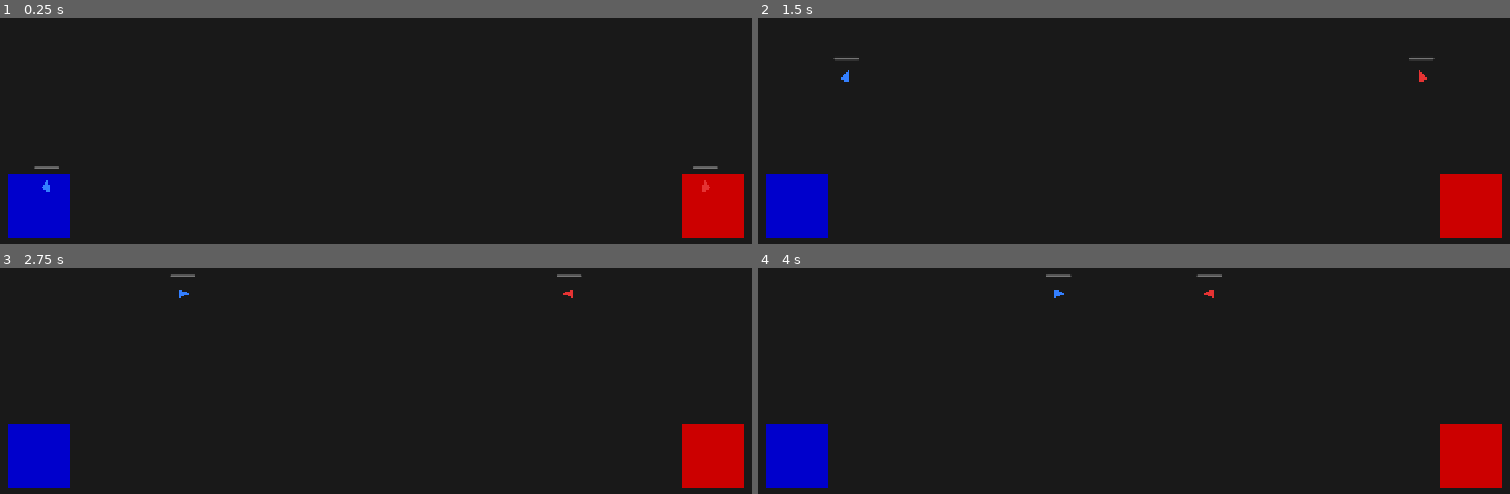
Above: before the commit, frames 1-4 (two rows, left to right).
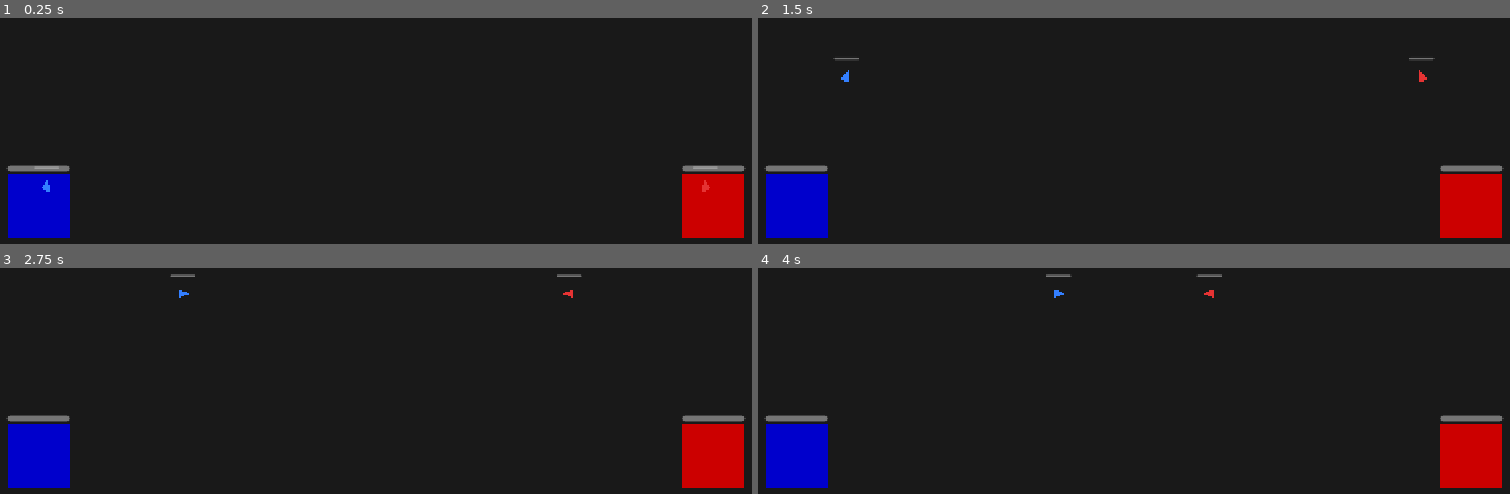
Above: after the commit, the same moments.

Repository: kfred123/goonbash
Game: Godot game, scene res://scenes/MainMap.tscn
Two runs of this game, one before a commit and one after it. Both use one fixed random seed, a clock stepped at 60 frames per second and the inputs below. This scene is started directly instead of the project's main scene.
Inputs (mouse positions are in pixels of both pictures, inside the frame that each line leads up to):
- Up to frame 1 (0.25 s): no input
- Up to frame 2 (1.5 s): tap Enter at 0.5 s; move the mouse to (1306, 182) at 0.52 s; click (1306, 182) at 0.67 s; move the mouse to (976, 228) at 1.27 s; click (976, 228) at 1.42 s
- Up to frame 3 (2.75 s): tap Space at 2 s; move the mouse to (458, 356) at 2.02 s; click (458, 356) at 2.17 s
- Up to frame 4 (4 s): tap Enter at 2.75 s; move the mouse to (outside the picture) at 2.77 s; click (outside the picture) at 2.92 s; tap Space at 3.5 s; move the mouse to (outside the picture) at 3.52 s; click (outside the picture) at 3.67 s

The runs differ from the first frame. In frame 1, 0.5% of the frame differs, in the area x 0-100%, y 65-69%; in frame 2, 0.5%; in frame 3, 0.5%; in frame 4, 0.5%.

Commit message:
Tower health

Diff:
--- a/scenes/Base.tscn
+++ b/scenes/Base.tscn
@@ -3,6 +3,8 @@
 [ext_resource type="Script" path="res://scripts/BaseLogic.gd" id="1_script"]
 
 [node name="Base" type="StaticBody2D"]
+collision_layer = 2
+collision_mask = 0
 script = ExtResource("1_script")
 
 [node name="Polygon2D" type="Polygon2D" parent="."]
@@ -11,3 +13,11 @@
 
 [node name="CollisionPolygon2D" type="CollisionPolygon2D" parent="."]
 polygon = PackedVector2Array(-50, -50, 50, -50, 50, 50, -50, 50)
+
+[node name="HealthBar" type="ProgressBar" parent="."]
+offset_left = -50.0
+offset_top = -65.0
+offset_right = 50.0
+offset_bottom = -55.0
+value = 100.0
+show_percentage = false
--- a/scripts/BaseLogic.gd
+++ b/scripts/BaseLogic.gd
@@ -1,20 +1,31 @@
 extends StaticBody2D
 
 @export var health: float = 500.0
+@export var max_health: float = 500.0
 @export var team: String = "red"
 
 func get_team():
 	return team
 @export var spawn_rate: float = 5.0
 var lane_index: int = 0
+var is_dead: bool = false
+
+@onready var health_bar = $HealthBar
 
 func _ready():
+	add_to_group("bases")
 	if team == "red":
 		add_to_group("enemy_base")
 		$Polygon2D.color = Color(0.8, 0, 0)
 	else:
 		add_to_group("player_base")
 		$Polygon2D.color = Color(0, 0, 0.8)
+
+	# Setup health bar
+	if is_instance_valid(health_bar):
+		health_bar.max_value = max_health
+		health_bar.value = health
+		health_bar.top_level = true
 
 	# Only the server spawns minions
 	if not multiplayer.has_multiplayer_peer() or multiplayer.is_server():
@@ -28,9 +39,19 @@
 		timer.timeout.connect(_on_spawn_timer_timeout)
 		add_child(timer)
 
+	# Server is authority for bases
+	if multiplayer.has_multiplayer_peer():
+		set_multiplayer_authority(1)
+
+func _process(_delta):
+	if is_instance_valid(health_bar):
+		health_bar.global_position = global_position + Vector2(-50, -65)
+
 var _spawn_counter: int = 0
 
 func _on_spawn_timer_timeout():
+	if is_dead:
+		return
 	var scene = ResourceManager.minion_scene
 	if not scene:
 		print("[%s] ERROR: ResourceManager minion_scene is NULL" % team)
@@ -75,7 +96,52 @@
 	get_parent().add_child(minion)
 
 func take_damage(amount: float):
+	if is_dead:
+		return
+	# Only server processes base damage
+	if multiplayer.has_multiplayer_peer() and not multiplayer.is_server():
+		return
 	health -= amount
+	if is_instance_valid(health_bar):
+		health_bar.value = health
+	# Sync health to all peers
+	if multiplayer.has_multiplayer_peer():
+		_rpc_sync_base_health.rpc(health)
 	if health <= 0:
-		print("Base Destroyed!")
-		# Handle game over logic
+		_die()
+		if multiplayer.has_multiplayer_peer():
+			_rpc_sync_base_death.rpc()
+
+@rpc("authority", "reliable")
+func _rpc_sync_base_health(new_health: float):
+	health = new_health
+	if is_instance_valid(health_bar):
+		health_bar.value = health
+
+func _die():
+	is_dead = true
+	visible = false
+	set_collision_layer_value(1, false)
+	set_collision_layer_value(2, false)
+	if is_instance_valid(health_bar):
+		health_bar.visible = false
+	print("[%s] BASE DESTROYED!" % team)
+	# Notify MainMap that the game is over
+	var winning_team = "red" if team == "blue" else "blue"
+	_trigger_game_over(winning_team)
+
+@rpc("authority", "reliable")
+func _rpc_sync_base_death():
+	is_dead = true
+	visible = false
+	set_collision_layer_value(1, false)
+	set_collision_layer_value(2, false)
+	if is_instance_valid(health_bar):
+		health_bar.visible = false
+	var winning_team = "red" if team == "blue" else "blue"
+	_trigger_game_over(winning_team)
+
+func _trigger_game_over(winning_team: String):
+	var main_map = get_parent()
+	if main_map and main_map.has_method("on_game_over"):
+		main_map.on_game_over(winning_team)
--- a/scripts/MainMap.gd
+++ b/scripts/MainMap.gd
@@ -3,6 +3,8 @@
 const BLUE_SPAWN = Vector2(200, 360)
 const RED_SPAWN = Vector2(1080, 360)
 const SPAWN_SPREAD = 60.0
+
+var game_over: bool = false
 
 func _ready():
 	# Small delay to ensure all peers have loaded the scene
@@ -41,3 +43,71 @@
 		print("[MainMap] Spawned %s (ID:%d) as %s on %s team" % [info["name"], peer_id, info["role"], info["team"]])
 
 	print("[MainMap] Total players spawned: %d" % NetworkManager.players.size())
+
+func on_game_over(winning_team: String):
+	if game_over:
+		return
+	game_over = true
+	print("[MainMap] GAME OVER! %s team wins!" % winning_team.to_upper())
+
+	# Pause the game tree so everything stops
+	get_tree().paused = true
+
+	# Create game over overlay
+	var overlay = ColorRect.new()
+	overlay.name = "GameOverOverlay"
+	overlay.set_anchors_preset(Control.PRESET_FULL_RECT)
+	overlay.color = Color(0, 0, 0, 0.7)
+	overlay.process_mode = Node.PROCESS_MODE_ALWAYS  # Ignore pause
+
+	var vbox = VBoxContainer.new()
+	vbox.set_anchors_preset(Control.PRESET_CENTER)
+	vbox.alignment = BoxContainer.ALIGNMENT_CENTER
+	vbox.add_theme_constant_override("separation", 20)
+
+	# Winner text
+	var label = Label.new()
+	label.horizontal_alignment = HORIZONTAL_ALIGNMENT_CENTER
+	if winning_team == "blue":
+		label.text = "🔵 BLUE TEAM WINS! 🔵"
+		label.add_theme_color_override("font_color", Color(0.3, 0.5, 1.0))
+	else:
+		label.text = "🔴 RED TEAM WINS! 🔴"
+		label.add_theme_color_override("font_color", Color(1.0, 0.3, 0.3))
+	label.add_theme_font_size_override("font_size", 48)
+
+	# Sub text
+	var sub_label = Label.new()
+	sub_label.horizontal_alignment = HORIZONTAL_ALIGNMENT_CENTER
+	sub_label.text = "The enemy base has been destroyed!"
+	sub_label.add_theme_font_size_override("font_size", 20)
+	sub_label.add_theme_color_override("font_color", Color(0.8, 0.8, 0.8))
+
+	# Back to lobby button
+	var button = Button.new()
+	button.text = "Back to Lobby"
+	button.custom_minimum_size = Vector2(200, 50)
+	button.add_theme_font_size_override("font_size", 18)
+	button.pressed.connect(_on_back_to_lobby)
+	button.process_mode = Node.PROCESS_MODE_ALWAYS
+
+	vbox.add_child(label)
+	vbox.add_child(sub_label)
+	vbox.add_child(button)
+	overlay.add_child(vbox)
+
+	# Position the VBox in center
+	vbox.position = Vector2(-200, -80)
+	vbox.set_anchors_preset(Control.PRESET_CENTER)
+
+	# Add as CanvasLayer so it's always on top
+	var canvas = CanvasLayer.new()
+	canvas.name = "GameOverUI"
+	canvas.layer = 100
+	canvas.process_mode = Node.PROCESS_MODE_ALWAYS
+	canvas.add_child(overlay)
+	add_child(canvas)
+
+func _on_back_to_lobby():
+	get_tree().paused = false
+	get_tree().change_scene_to_file("res://scenes/Lobby.tscn")
--- a/scripts/MinionAI.gd
+++ b/scripts/MinionAI.gd
@@ -65,10 +65,10 @@
 	if not is_instance_valid(current_target):
 		_find_new_target()
 
-	# Check if reached end of path
+	# Check if reached end of path — attack the enemy base
 	if (direction_multiplier > 0 and path_offset >= curve.get_baked_length()) or \
 	   (direction_multiplier < 0 and path_offset <= 0):
-		pass
+		_find_new_target()
 
 func handle_attacking_state(delta):
 	if not is_instance_valid(current_target) or not _is_valid_target(current_target):
--- a/scripts/PlayerTank.gd
+++ b/scripts/PlayerTank.gd
@@ -246,6 +246,14 @@
 				best_dist = dist
 				current_target = body
 
+	# Scan all bases
+	for body in get_tree().get_nodes_in_group("bases"):
+		if _is_valid_target(body):
+			var dist = global_position.distance_to(body.global_position)
+			if dist < best_dist:
+				best_dist = dist
+				current_target = body
+
 func _input(event):
 	if not is_multiplayer_authority() or is_dead:
 		return
